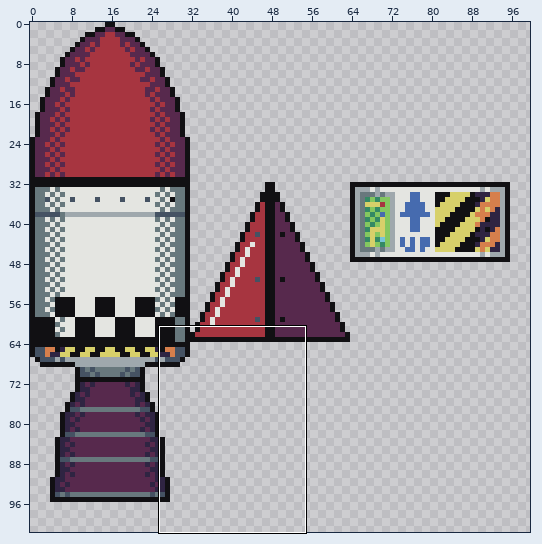
Two versions of one pixel-art file, rocket/rocket-components/atlas/rocket-components.aseprite. The first picture is a wide view before the edit; the outline marks the close-up.
Close-up. Before the edit:
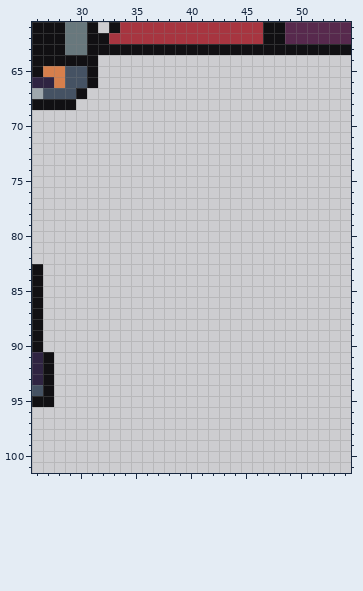
256x256 pixels, 1 frame. Shown: x 26..54, y 61..101. The wide view leaves out empty margins.
The same view after the edit:
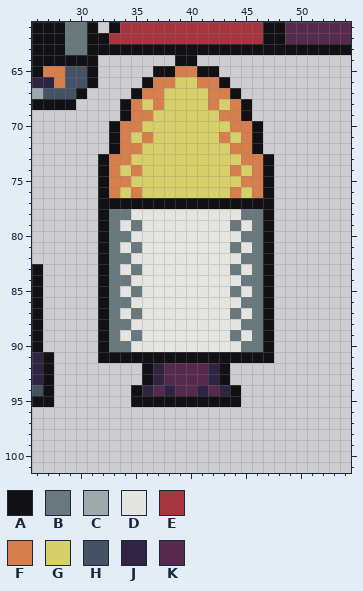
Palette (. is transparent): A #111013  B #68787d  C #9fa8ad  D #e4e5e1  E #a73540  F #d67f4c  G #d7d06a  H #455263  J #2f2442  K #57294d
Message: Update rocket-components spritesheet to include SupportThruster
The exact change:
layer "SupportThruster/SupportThruster1" added
layer "SupportThruster/Shading" added
--- layers "SupportThruster/Shading", "SupportThruster/SupportThruster1"
@@ x 30..49 @@
  63 BAAAAAAAAAAAAAAAAAAA
- 64 AA..................
- 65 HA..................
- 66 HA..................
- 67 A...................
- 68 ....................
- 69 ....................
- 70 ....................
- 71 ....................
- 72 ....................
- 73 ....................
- 74 ....................
- 75 ....................
- 76 ....................
- 77 ....................
- 78 ....................
- 79 ....................
- 80 ....................
- 81 ....................
- 82 ....................
- 83 ....................
- 84 ....................
- 85 ....................
- 86 ....................
- 87 ....................
- 88 ....................
- 89 ....................
- 90 ....................
- 91 ....................
- 92 ....................
- 93 ....................
- 94 ....................
- 95 ....................
+ 64 AA.......AA.........
+ 65 HA.....AAFFAA.......
+ 66 HA....AFFGGFFA......
+ 67 A....AFFGGGGFFA.....
+ 68 ....AFGFGGGGFGFA....
+ 69 ....AFFGGGGGGFFA....
+ 70 ...AFFGGGGGGGGFFA...
+ 71 ...AFGFGGGGGGFGFA...
+ 72 ...AFFGGGGGGGGFFA...
+ 73 ..AFFGGGGGGGGGGFFA..
+ 74 ..AFGFGGGGGGGGFGFA..
+ 75 ..AFFGGGGGGGGGGFFA..
+ 76 ..AFGFGGGGGGGGFGFA..
+ 77 ..AAAAAAAAAAAAAAAA..
+ 78 ..ABBDDDDDDDDDDBBA..
+ 79 ..ABDBDDDDDDDDBDBA..
+ 80 ..ABBDDDDDDDDDDBBA..
+ 81 ..ABDBDDDDDDDDBDBA..
+ 82 ..ABBDDDDDDDDDDBBA..
+ 83 ..ABDBDDDDDDDDBDBA..
+ 84 ..ABBDDDDDDDDDDBBA..
+ 85 ..ABDBDDDDDDDDBDBA..
+ 86 ..ABBDDDDDDDDDDBBA..
+ 87 ..ABDBDDDDDDDDBDBA..
+ 88 ..ABBDDDDDDDDDDBBA..
+ 89 ..ABDBDDDDDDDDBDBA..
+ 90 ..ABBDDDDDDDDDDBBA..
+ 91 ..AAAAAAAAAAAAAAAA..
+ 92 ......AJKKKKJA......
+ 93 ......AJKKKKJA......
+ 94 .....AJKJKKJKJA.....
+ 95 .....AAAAAAAAAA.....
  96 ....................
Pixel boxes of the changes (left, top, right, bottom) in both close-ups:
added: (98, 55, 274, 407)
